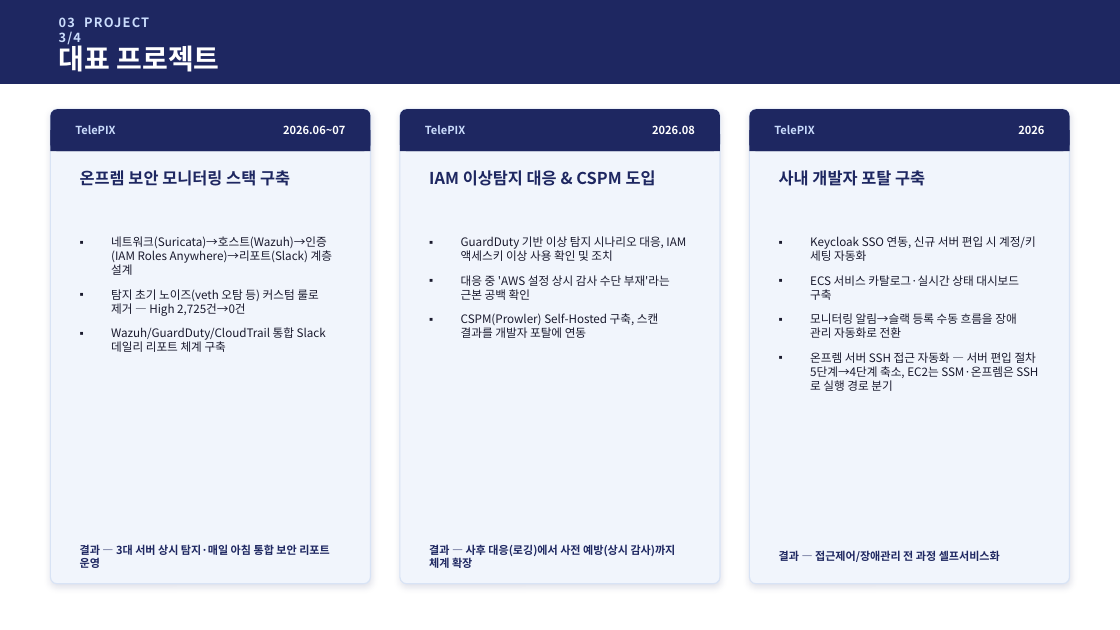
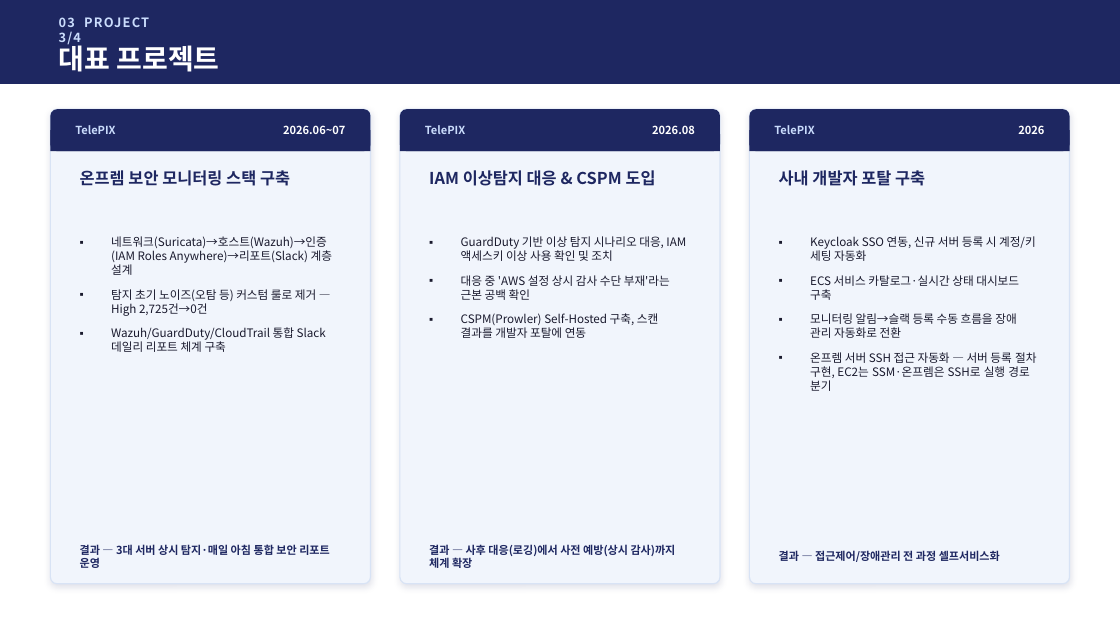
Before and after one commit to jtkdy/devops-portfolio, a slide deck: slide 7 of 포트폴리오_정상윤_2026_v2.pptx. Drawn at 1120x630 pixels with LibreOffice and Linux fonts; fonts in the diff are those of the drawing. Boxes give left, top, right and bottom in pixels: in the first picture for what was removed or moved away, otherwise in the second. Text is boxed around its words. In the diff, an @@ line names an element or a change of style, - is before the commit and + after.

Commit message:
vault backup: 2026-09-08 15:55:04

```diff
--- a/포트폴리오_정상윤_2026_v2.pptx
+++ b/포트폴리오_정상윤_2026_v2.pptx
@@ text at bbox=[810, 236, 1036, 261]: text changed @@
-▪ Keycloak SSO 연동, 신규 서버 편입 시 계정/키 세팅 자동화
+▪ Keycloak SSO 연동, 신규 서버 등록 시 계정/키 세팅 자동화
@@ text at bbox=[111, 289, 316, 316]: text changed @@
-▪ 탐지 초기 노이즈(veth 오탐 등) 커스텀 룰로 제거 — High 2,725건→0건
+▪ 탐지 초기 노이즈(오탐 등) 커스텀 룰로 제거 — High 2,725건→0건
@@ text at bbox=[810, 352, 1036, 391]: text changed @@
-▪ 온프렘 서버 SSH 접근 자동화 — 서버 편입 절차 5단계→4단계 축소, EC2는 SSM·온프렘은 SSH로 실행 경로 분기
+▪ 온프렘 서버 SSH 접근 자동화 — 서버 등록 절차 구현, EC2는 SSM·온프렘은 SSH로 실행 경로 분기
```
